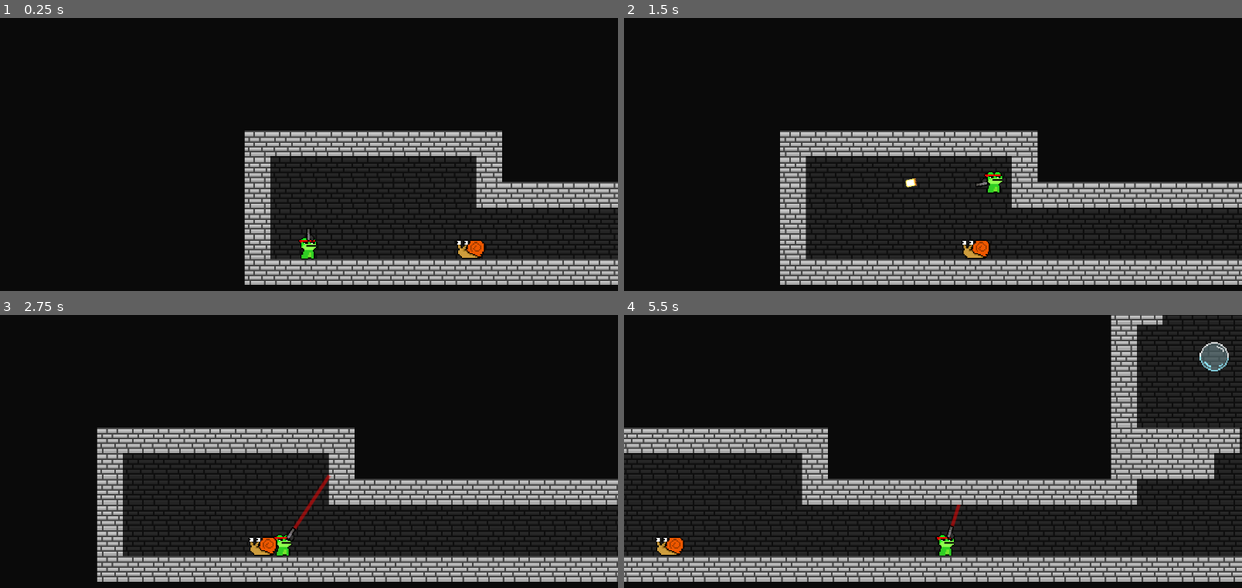
Above: before the commit, frames 1-4 (two rows, left to right).
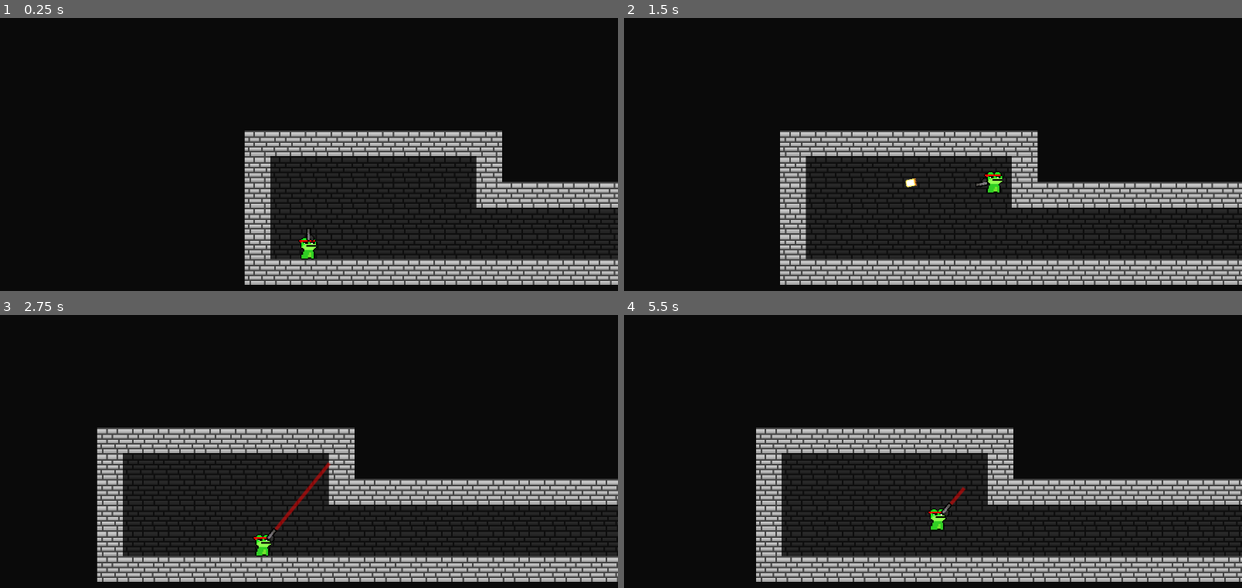
Above: after the commit, the same moments.

Repository: DylanMather2004/Gunphibian
Game: Godot game, scene res://Scenes/Test Scenes/level_generator.tscn
The game is run twice, just before and just after one commit, with the same random seed, the same clock (stepped at 60 frames per second) and the same inputs.
Inputs (mouse positions are in pixels of both pictures, inside the frame that each line leads up to):
- Up to frame 1 (0.25 s): no input
- Up to frame 2 (1.5 s): move the mouse to (1068, 173) at 0.52 s; hold Right mouse button (Lick) 0.53-1.28 s; hold D (Right) from 0.53 s (still down); tap Space (Jump) at 0.77 s; move the mouse to (809, 209) at 1.27 s; click (809, 209) at 1.35 s
- Up to frame 3 (2.75 s): tap Space (Jump) at 1.52 s; move the mouse to (370, 413) at 2.02 s; release D (Right) at 2.03 s; hold A (Left) from 2.03 s (still down); hold Right mouse button (Lick) from 2.03 s (still down)
- Up to frame 4 (5.5 s): move the mouse to (902, 557) at 2.77 s; release A (Left) at 2.78 s; release Right mouse button (Lick) at 2.78 s; hold D (Right) 2.78-4.28 s; click (902, 557) at 2.85 s; tap Space (Jump) at 3.02, 3.77, 4.52 s; move the mouse to (1118, 541) at 3.52 s; hold Right mouse button (Lick) 3.53-4.28 s; move the mouse to (747, 435) at 4.27 s; hold A (Left) 4.28-5.03 s; click (747, 435) at 4.35 s; move the mouse to (963, 489) at 5.02 s; hold D (Right) from 5.03 s (still down); hold Right mouse button (Lick) from 5.03 s (still down)

The runs differ from the first frame. In frame 1, 0.3% of the frame differs, in the area x 73-79%, y 81-89%; in frame 2, 0.2%; in frame 3, 5.7%; in frame 4, 35%, in the area x 0-100%, y 0-98%.

Commit message:
Snail Enemy created, Enemy Spawner created
Enemy Spawner created, selects randomly from a list of enemies.

Diff:
--- a/Scenes/Prefabs/Characters/Enemies/snail.tscn
+++ b/Scenes/Prefabs/Characters/Enemies/snail.tscn
@@ -3,25 +3,29 @@
 [ext_resource type="Script" path="res://Scripts/Character Scripts/Enemies/Snail.gd" id="1_i84f6"]
 [ext_resource type="Texture2D" uid="uid://tpl5ld3xptle" path="res://Art/Characters/Snail.png" id="2_u582e"]
 
+[sub_resource type="SegmentShape2D" id="SegmentShape2D_ioib5"]
+b = Vector2(-22, 0)
+
 [sub_resource type="RectangleShape2D" id="RectangleShape2D_v0xbw"]
 size = Vector2(33, 23)
-
-[sub_resource type="SegmentShape2D" id="SegmentShape2D_ioib5"]
-b = Vector2(-22, 0)
 
 [node name="Snail" type="CharacterBody2D" groups=["Enemy"]]
 script = ExtResource("1_i84f6")
 
 [node name="Sprite2D" type="Sprite2D" parent="."]
+z_index = 1
 scale = Vector2(1.5, 1.5)
 texture = ExtResource("2_u582e")
 hframes = 2
+
+[node name="Area2D" type="Area2D" parent="Sprite2D"]
+scale = Vector2(0.666667, 0.666667)
+
+[node name="CollisionShape2D" type="CollisionShape2D" parent="Sprite2D/Area2D"]
+shape = SubResource("SegmentShape2D_ioib5")
 
 [node name="CollisionShape2D" type="CollisionShape2D" parent="."]
 position = Vector2(-0.5, -2.5)
 shape = SubResource("RectangleShape2D_v0xbw")
 
-[node name="Area2D" type="Area2D" parent="."]
-
-[node name="CollisionShape2D" type="CollisionShape2D" parent="Area2D"]
-shape = SubResource("SegmentShape2D_ioib5")
+[connection signal="body_entered" from="Sprite2D/Area2D" to="." method="_on_area_2d_body_entered"]
--- a/Scenes/Prefabs/Characters/player.tscn
+++ b/Scenes/Prefabs/Characters/player.tscn
@@ -9,7 +9,7 @@
 [sub_resource type="RectangleShape2D" id="RectangleShape2D_v3why"]
 size = Vector2(18, 27)
 
-[node name="Player" type="CharacterBody2D"]
+[node name="Player" type="CharacterBody2D" groups=["Player"]]
 script = ExtResource("1_d4tga")
 move_speed = 200
 jump_height = 200
--- a/Scenes/Prefabs/Rooms/small_room_001.tscn
+++ b/Scenes/Prefabs/Rooms/small_room_001.tscn
@@ -1,6 +1,8 @@
-[gd_scene load_steps=6 format=3 uid="uid://bndmvrf21lpc3"]
+[gd_scene load_steps=8 format=3 uid="uid://bndmvrf21lpc3"]
 
 [ext_resource type="Texture2D" uid="uid://cxugu775g6rnk" path="res://Art/Tilesets/Brick-002.png" id="1_cgik7"]
+[ext_resource type="PackedScene" uid="uid://cj1ayniphx3jd" path="res://Scenes/Prefabs/World/enemy_spawner.tscn" id="2_3dx2j"]
+[ext_resource type="PackedScene" uid="uid://74qvrk8yt17x" path="res://Scenes/Prefabs/Characters/Enemies/snail.tscn" id="3_bnovy"]
 
 [sub_resource type="TileSetAtlasSource" id="TileSetAtlasSource_wvuii"]
 texture = ExtResource("1_cgik7")
@@ -77,6 +79,10 @@
 [node name="Spawner" type="Node2D" parent="."]
 position = Vector2(320, 0)
 
+[node name="EnemySpawner" parent="." instance=ExtResource("2_3dx2j")]
+position = Vector2(232, -64)
+Enemies = [ExtResource("3_bnovy")]
+
 [node name="BG" type="TileMap" parent="."]
 modulate = Color(0.20871, 0.20871, 0.20871, 1)
 z_index = -1
--- a/Scenes/Prefabs/Rooms/small_room_002.tscn
+++ b/Scenes/Prefabs/Rooms/small_room_002.tscn
@@ -1,6 +1,8 @@
-[gd_scene load_steps=6 format=3 uid="uid://2unt7op7svry"]
+[gd_scene load_steps=8 format=3 uid="uid://2unt7op7svry"]
 
 [ext_resource type="Texture2D" uid="uid://cxugu775g6rnk" path="res://Art/Tilesets/Brick-002.png" id="1_r48mc"]
+[ext_resource type="PackedScene" uid="uid://cj1ayniphx3jd" path="res://Scenes/Prefabs/World/enemy_spawner.tscn" id="2_fdkxs"]
+[ext_resource type="PackedScene" uid="uid://74qvrk8yt17x" path="res://Scenes/Prefabs/Characters/Enemies/snail.tscn" id="3_2snmx"]
 
 [sub_resource type="TileSetAtlasSource" id="TileSetAtlasSource_wvuii"]
 texture = ExtResource("1_r48mc")
@@ -83,3 +85,7 @@
 tile_set = SubResource("TileSet_j2eh3")
 format = 2
 layer_0/tile_data = PackedInt32Array(-327680, 0, 0, -262144, 0, 0, -196608, 0, 0, -131072, 0, 0, -327679, 0, 0, -262143 …(517 unchanged characters)…
+
+[node name="EnemySpawner" parent="." instance=ExtResource("2_fdkxs")]
+position = Vector2(160, -88)
+Enemies = [ExtResource("3_2snmx")]
--- a/Scenes/Prefabs/Rooms/tall_room_001.tscn
+++ b/Scenes/Prefabs/Rooms/tall_room_001.tscn
@@ -1,7 +1,9 @@
-[gd_scene load_steps=7 format=3 uid="uid://o1f5sc544klc"]
+[gd_scene load_steps=9 format=3 uid="uid://o1f5sc544klc"]
 
 [ext_resource type="Texture2D" uid="uid://cxugu775g6rnk" path="res://Art/Tilesets/Brick-002.png" id="1_c60st"]
 [ext_resource type="PackedScene" uid="uid://bmht2rmdlk4ia" path="res://Scenes/Prefabs/World/bubble.tscn" id="2_v64ok"]
+[ext_resource type="PackedScene" uid="uid://cj1ayniphx3jd" path="res://Scenes/Prefabs/World/enemy_spawner.tscn" id="3_34l7m"]
+[ext_resource type="PackedScene" uid="uid://74qvrk8yt17x" path="res://Scenes/Prefabs/Characters/Enemies/snail.tscn" id="4_iw3tq"]
 
 [sub_resource type="TileSetAtlasSource" id="TileSetAtlasSource_wvuii"]
 texture = ExtResource("1_c60st")
@@ -87,3 +89,15 @@
 
 [node name="Bubble" parent="." instance=ExtResource("2_v64ok")]
 position = Vector2(128, -280)
+
+[node name="EnemySpawner" parent="." instance=ExtResource("3_34l7m")]
+position = Vector2(248, -136)
+Enemies = [ExtResource("4_iw3tq")]
+
+[node name="EnemySpawner2" parent="." instance=ExtResource("3_34l7m")]
+position = Vector2(96, -216)
+Enemies = [ExtResource("4_iw3tq")]
+
+[node name="EnemySpawner3" parent="." instance=ExtResource("3_34l7m")]
+position = Vector2(128, -56)
+Enemies = [ExtResource("4_iw3tq")]
--- a/Scenes/Prefabs/Rooms/tall_room_002.tscn
+++ b/Scenes/Prefabs/Rooms/tall_room_002.tscn
@@ -1,7 +1,9 @@
-[gd_scene load_steps=7 format=3 uid="uid://lxrsdltsrh8s"]
+[gd_scene load_steps=9 format=3 uid="uid://lxrsdltsrh8s"]
 
 [ext_resource type="Texture2D" uid="uid://cxugu775g6rnk" path="res://Art/Tilesets/Brick-002.png" id="1_v6d2o"]
 [ext_resource type="PackedScene" uid="uid://bmht2rmdlk4ia" path="res://Scenes/Prefabs/World/bubble.tscn" id="2_jv0qj"]
+[ext_resource type="PackedScene" uid="uid://cj1ayniphx3jd" path="res://Scenes/Prefabs/World/enemy_spawner.tscn" id="3_vrqd0"]
+[ext_resource type="PackedScene" uid="uid://74qvrk8yt17x" path="res://Scenes/Prefabs/Characters/Enemies/snail.tscn" id="4_yv8qj"]
 
 [sub_resource type="TileSetAtlasSource" id="TileSetAtlasSource_wvuii"]
 texture = ExtResource("1_v6d2o")
@@ -87,3 +89,7 @@
 
 [node name="Bubble" parent="." instance=ExtResource("2_jv0qj")]
 position = Vector2(96, 0)
+
+[node name="EnemySpawner" parent="." instance=ExtResource("3_vrqd0")]
+position = Vector2(288, 208)
+Enemies = [ExtResource("4_yv8qj")]
--- /dev/null
+++ b/Scenes/Prefabs/World/enemy_spawner.tscn
@@ -0,0 +1,6 @@
+[gd_scene load_steps=2 format=3 uid="uid://cj1ayniphx3jd"]
+
+[ext_resource type="Script" path="res://Scripts/World Scripts/EnemySpawner.gd" id="1_iikly"]
+
+[node name="EnemySpawner" type="Node2D"]
+script = ExtResource("1_iikly")
--- a/Scenes/Test Scenes/level_generator.tscn
+++ b/Scenes/Test Scenes/level_generator.tscn
@@ -9,7 +9,6 @@
 [ext_resource type="PackedScene" uid="uid://o1f5sc544klc" path="res://Scenes/Prefabs/Rooms/tall_room_001.tscn" id="5_c83vh"]
 [ext_resource type="PackedScene" uid="uid://lxrsdltsrh8s" path="res://Scenes/Prefabs/Rooms/tall_room_002.tscn" id="6_pxqly"]
 [ext_resource type="PackedScene" uid="uid://vb4ktaf5om8n" path="res://Scenes/Prefabs/Rooms/end_room_001.tscn" id="7_tjqfp"]
-[ext_resource type="PackedScene" uid="uid://74qvrk8yt17x" path="res://Scenes/Prefabs/Characters/Enemies/snail.tscn" id="10_v5vtc"]
 
 [sub_resource type="TileSetAtlasSource" id="TileSetAtlasSource_wvuii"]
 texture = ExtResource("2_c0qyd")
@@ -105,6 +104,3 @@
 jump_height = 350
 gravity = 500
 fling_force = 600
-
-[node name="Snail" parent="." instance=ExtResource("10_v5vtc")]
-position = Vector2(288, 328)
--- a/Scripts/Character Scripts/Enemies/Snail.gd
+++ b/Scripts/Character Scripts/Enemies/Snail.gd
@@ -12,3 +12,12 @@
 
 	velocity.x=direction*_move_speed
 	move_and_slide()
+
+
+
+func _on_area_2d_body_entered(body):
+	if body == self:
+		print('HIT')
+	if !body.is_in_group('Player')&&body!=self:
+		direction*=-1
+		$Sprite2D.scale.x *= -1
--- /dev/null
+++ b/Scripts/World Scripts/EnemySpawner.gd
@@ -0,0 +1,14 @@
+extends Node2D
+
+var rng = RandomNumberGenerator.new()
+@export var Enemies = []
+
+func _spawn(enemy:PackedScene):
+	var enemy_instance:Node2D=enemy.instantiate()
+	enemy_instance.global_position=position
+	owner.add_child.call_deferred(enemy_instance)
+	print(enemy_instance)
+
+func _ready():
+	rng.randomize()
+	_spawn(Enemies[rng.randi_range(0,Enemies.size()-1)])
Not shown: 1 places in Scenes/Test Scenes/level_generator.tscn that only renumber resources
